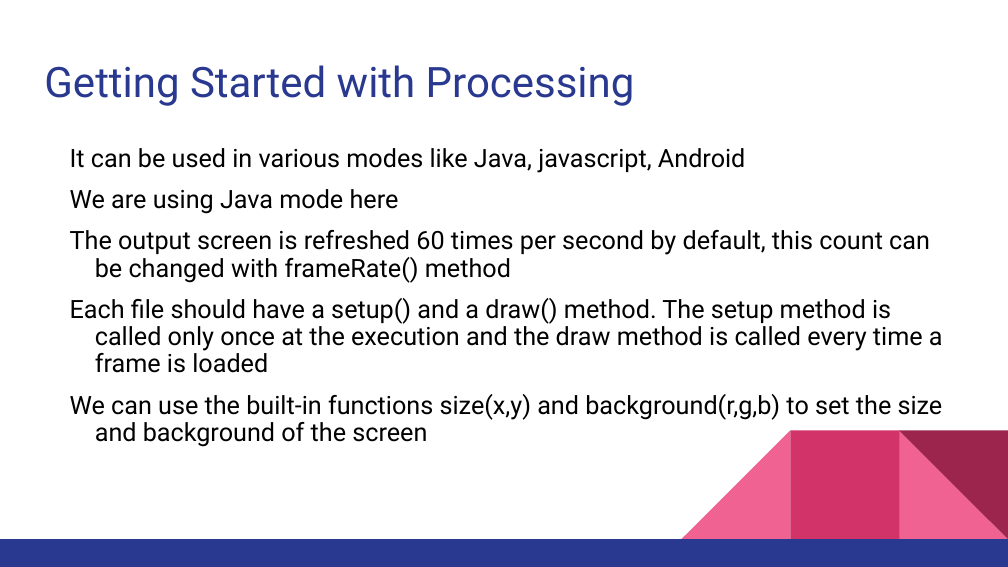
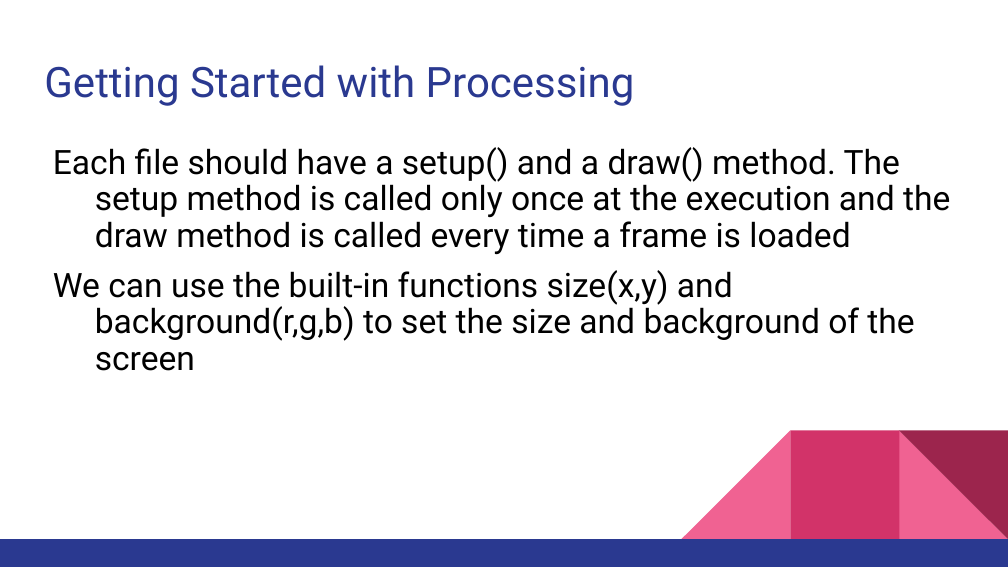
Before and after one commit to CodeChix-OpenSource/CodeChix-Technical-Curriculums, a slide deck: slide 7 of VMware-CodeHouse/PixieGo/Slides/Instructor_Curriculum.pptx (slide 6 before the commit). Drawn at 1008x567 pixels with LibreOffice and Linux fonts; fonts in the diff are those of the drawing. Boxes give left, top, right and bottom in pixels: in the first picture for what was removed or moved away, otherwise in the second. Text is boxed around its words. In the diff, an @@ line names an element or a change of style, - is before the commit and + after.

```diff
--- a/VMware-CodeHouse/PixieGo/Slides/Instructor_Curriculum.pptx
+++ b/VMware-CodeHouse/PixieGo/Slides/Instructor_Curriculum.pptx
@@ text "Each file should have a ..." at bbox=[53, 147, 950, 371]: size 18 to 24 pt; indent changed @@
@@ text at bbox=[70, 148, 930, 283]: paragraphs removed @@
-It can be used in various modes like Java, javascript, Android
-We are using Java mode here
-The output screen is refreshed 60 times per second by default, this count can be changed with frameRate() method
```
Also in this commit, not shown: 26 other slides changed, 13 slides added, 10 slides removed, 18 other files.
